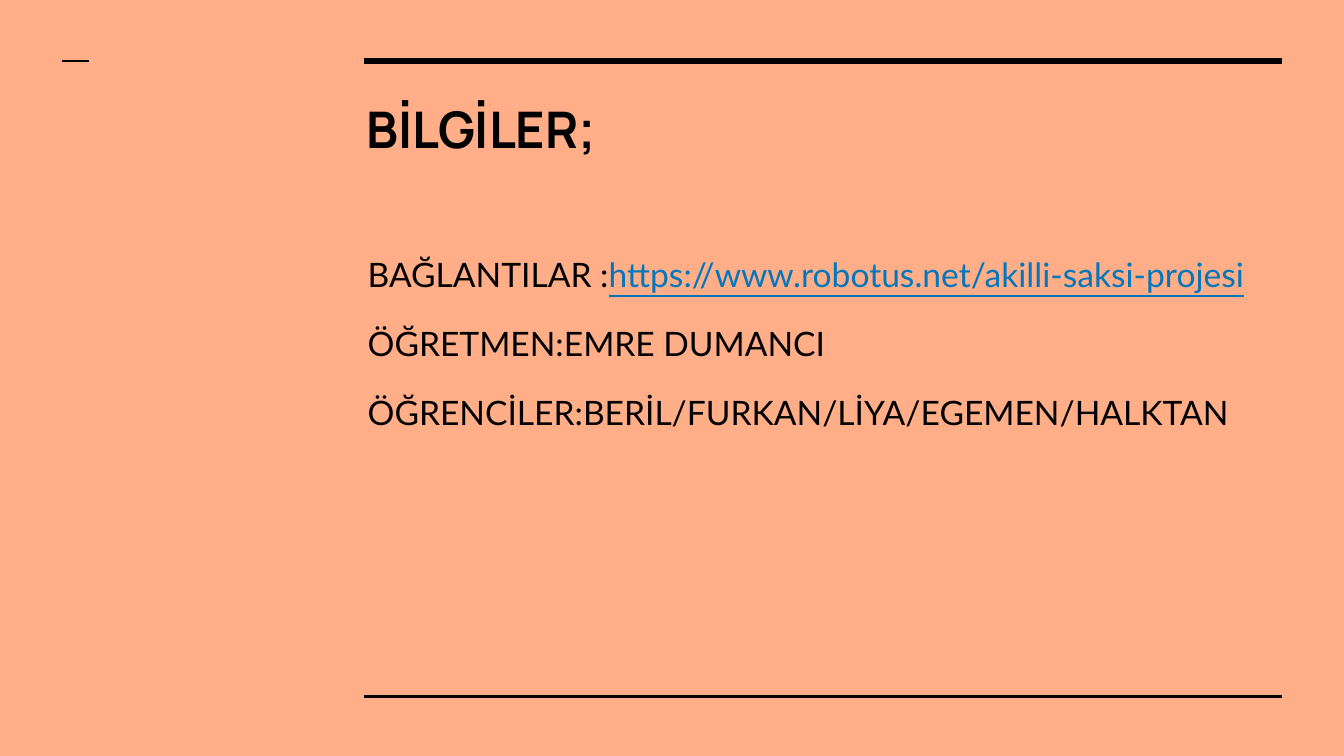
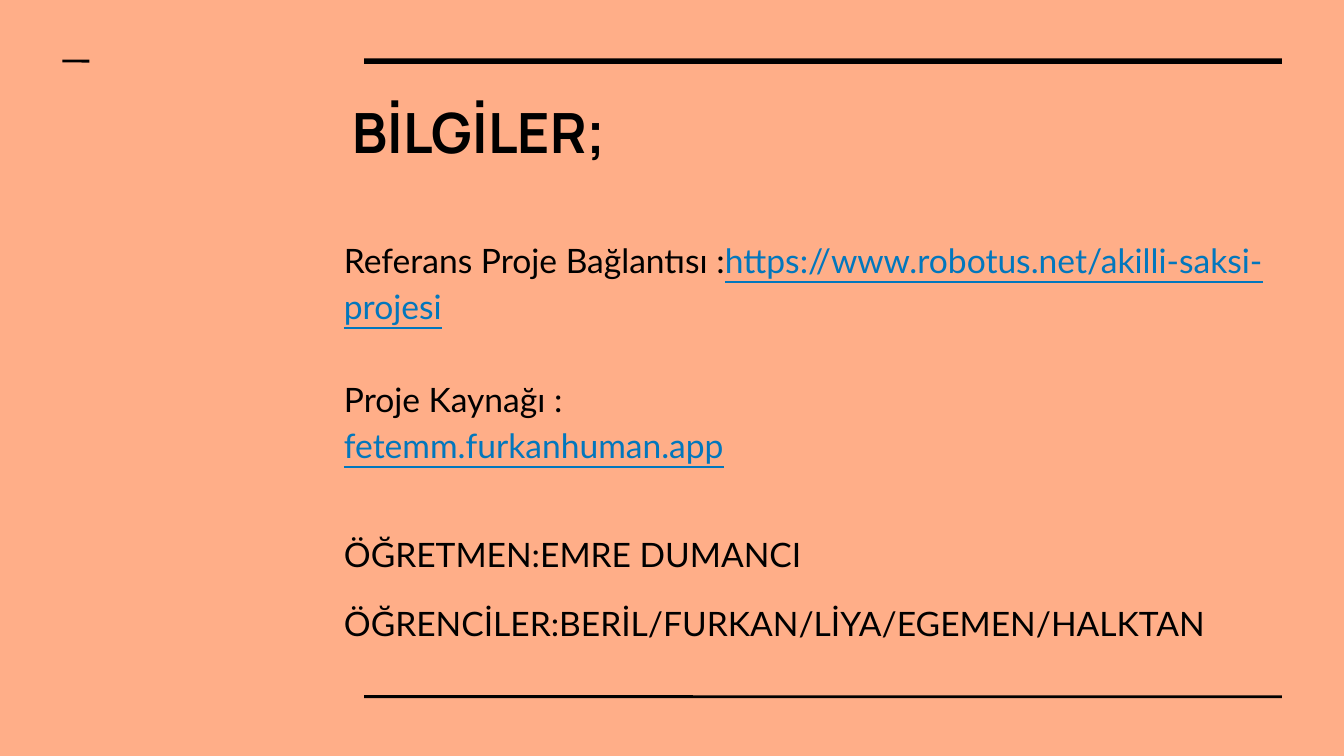
Before and after one commit to FurkanHuman/Akilli-Saksi, a slide deck: slide 11 of Dökümanlar/Akıllı saksı projesi.pptx. Drawn at 1344x756 pixels with LibreOffice and Linux fonts; fonts in the diff are those of the drawing. Boxes give left, top, right and bottom in pixels: in the first picture for what was removed or moved away, otherwise in the second. Text is boxed around its words. In the diff, an @@ line names an element or a change of style, - is before the commit and + after.

```diff
--- a/Dökümanlar/Akıllı saksı projesi.pptx
+++ b/Dökümanlar/Akıllı saksı projesi.pptx
@@ title "BİLGİLER;" at (x1=353, y1=101, x2=606, y2=161): size 27 to 29.7 pt @@
@@ text "Referans Proje Bağlantısı :https://www.robotus.net/akilli-sa ..." moved from (x1=368, y1=258, x2=1244, y2=427) to (x1=344, y1=248, x2=1262, y2=638) @@
@@ text at (x1=344, y1=248, x2=1262, y2=464): text changed @@
-BAĞLANTILAR :https://www.robotus.net/akilli-saksi-projesi
+Referans Proje Bağlantısı :https://www.robotus.net/akilli-saksi-projesi
+Proje Kaynağı :
+fetemm.furkanhuman.app
```
Also in this commit, not shown: 6 other slides changed, 1 slide added, 1 slide removed.
